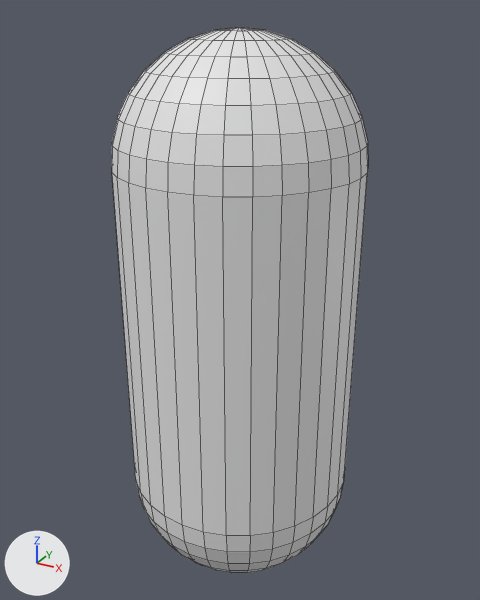
A saved change to the Blender file Resources/Capsule.blend.
The view is the same before and after, from a camera (50 mm lens) standing at (0.632, -1.149, 0.782) and looking at (-0.011, 0.021, 0.197). The lights are fixed; the arrows at lower left show +X, +Y and +Z. The older version comes first. Mesh edges are drawn as thin lines.

In view in the first picture: 'Capsule'.
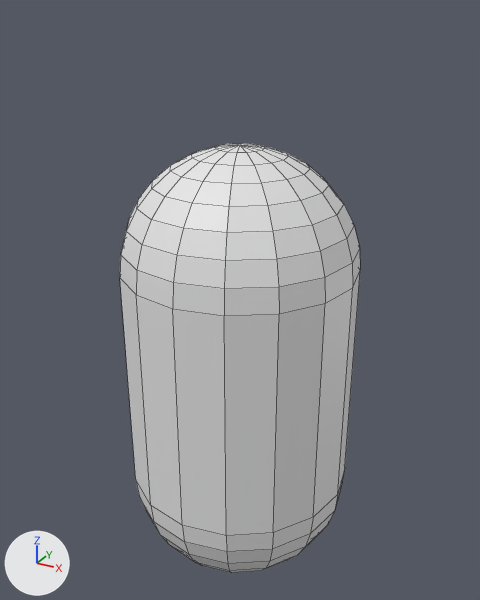
The newer file is also rescaled (x2.0), turned or shifted as a whole; pictures and numbers use the older file's frame.

Location of each change, [x1, y1, x2, y2] in pixels of the pictures (480 x 600 px):
'Capsule', reshaped (6% narrower, 21% shorter): before [112, 27, 368, 573]; after [120, 143, 360, 573]
part 1 of me_capsule, cut back: before [112, 27, 368, 573]; after [120, 143, 360, 536]

The change in detail:
me_capsule is used by ob_capsule; location (0.0, 0.0, 0.0).
me_capsule had 514 vertices, 544 faces and spanned x -0.25..0.25, y -0.25..0.25, z -0.463..0.75.
me_capsule now has 258 vertices, 272 faces and spans x -0.25..0.25, y -0.25..0.25, z -0.463..0.537.
me_capsule part 1: 128 vertices moved from x -0.25..0.25, y -0.25..0.25, z 0.5..0.745 to x -0.25..0.25, y -0.25..0.25, z 0.287..0.532; 257 vertices removed from x -0.245..0.245, y -0.245..0.245, z -0.458..0.75; 1 vertex added at x 0.0, y 0.0, z 0.537.
